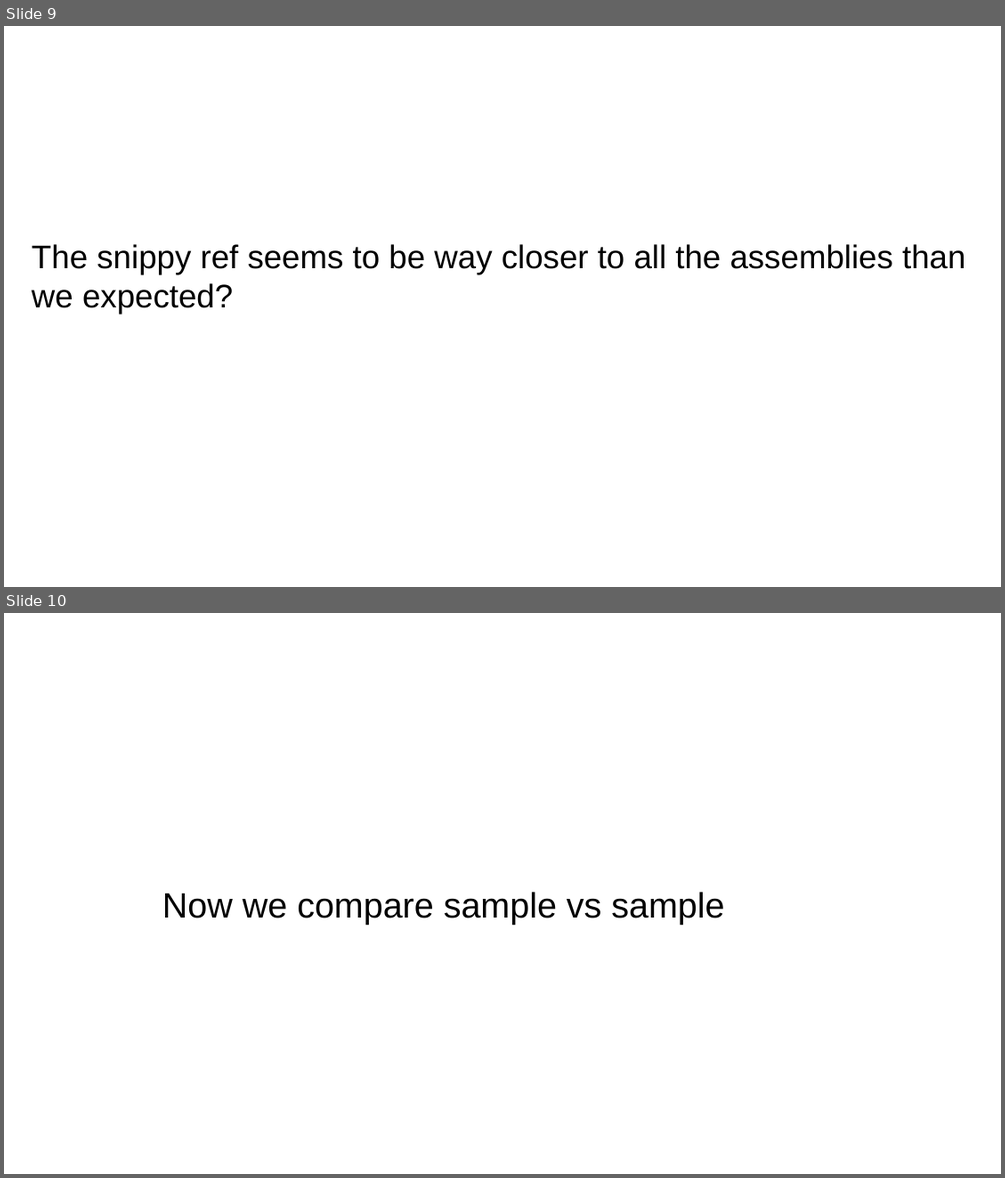
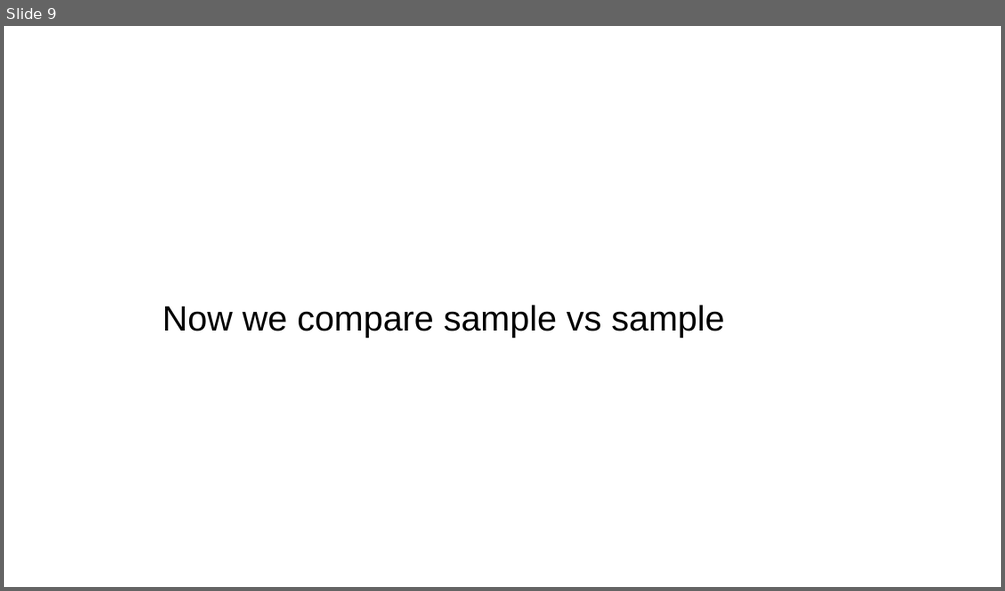
Before and after one commit to leoisl/pandora_paper_roc, a slide deck: snippy_debug/reports/snippy_debug.odp. Shown one above the other, each under a label of ours: slides 9 and 10 before the commit, slide 9 after it. The pictures are 1005x1178 and 1005x591 pixels, drawn with LibreOffice and Linux fonts; fonts in the diff are those of the drawing. Boxes give left, top, right and bottom in pixels: in the first picture for what was removed or moved away, otherwise in the second. Text is boxed around its words. In the diff, an @@ line names an element or a change of style, - is before the commit and + after.

Commit message:
Updating snippy debug report

```diff
--- a/snippy_debug/reports/snippy_debug.odp
+++ b/snippy_debug/reports/snippy_debug.odp
@@ slide 9 removed at (x1=4, y1=26, x2=1001, y2=587), background #FFFFFF @@
@@ text removed at (x1=32, y1=244, x2=965, y2=313) @@
-The snippy ref seems to be way closer to all the assemblies than we expected?
@@ what was slide 10 is now slide 9 @@
```
Also in this commit, not shown: 2 slides changed.
